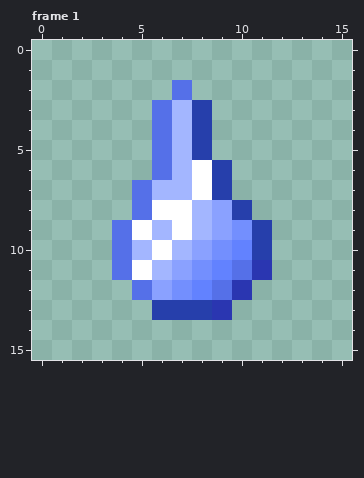
Pixel-art file: assets/ase/chronium_crystal.aseprite. Above: the version before the commit.
16x16 pixels, 1 frame. Pixels under 10% opacity are left out. Colours within 5 levels of each other are drawn and written as one. Shown: frame 1. The commit also changed other frames, which this record leaves out.
After the commit:
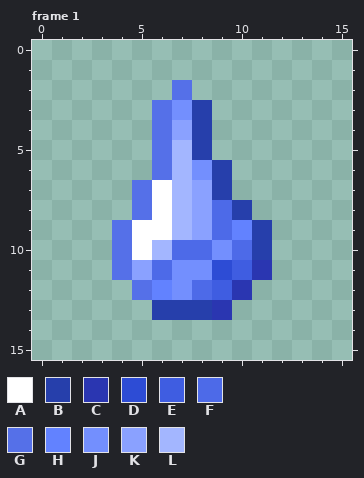
Palette (. is transparent): A #ffffff  B #263fab  C #2a36b1  D #2d4cd5  E #3f5de1  F #4d6ae8  G #5570e8  H #6282ff  J #738ffe  K #8aa1ff  L #a3b6ff
Edits made:
Changed rows in their new state; - is an unchanged pixel.
Frame 1, layer "Layer 5":
first column x 5:
 3 --J---
 4 --K---
 6 ---J--
 7 -A-K--
 8 --LKF-
 9 -ALKFH
10 ALFF-F
11 KFJ-DE
12 -H-FE-
Changed places in both pictures, as pixel boxes (x1, y1, x2, y2):
changed: (132, 100, 252, 300)
